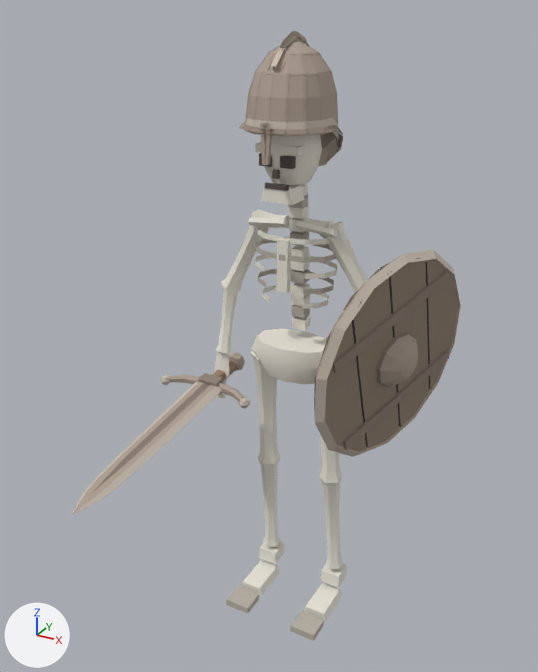
Renders of the glTF model assets/scarlands/bestiary-v1/scar_skeleton.glb from each side of a commit.
Before and after are seen from a 50 mm lens placed at (0.966, -1.915, 1.978), pointed at (-0.005, -0.149, 1.095). The lights are fixed; the arrows at lower left show +X, +Y and +Z. The older version comes first. Vertices at exactly the same position are counted once.

Before the edit, the objects in view are built like this:
```python
ob_scarskeleton_bones = bpy.data.objects.new('ScarSkeleton_Bones', me_scarskeleton_bones)
ob_scarskeleton_bones.location = (0.0, 0.0, 0.0)
ob_scarskeleton_helm = bpy.data.objects.new('ScarSkeleton_Helm', me_scarskeleton_helm)
ob_scarskeleton_helm.location = (0.0, 0.0, 0.0)
ob_scarskeleton_shield = bpy.data.objects.new('ScarSkeleton_Shield', me_scarskeleton_shield)
ob_scarskeleton_shield.location = (0.0, 0.0, 0.0)
ob_scarskeleton_sword = bpy.data.objects.new('ScarSkeleton_Sword', me_scarskeleton_sword)
ob_scarskeleton_sword.location = (0.0, 0.0, 0.0)
```
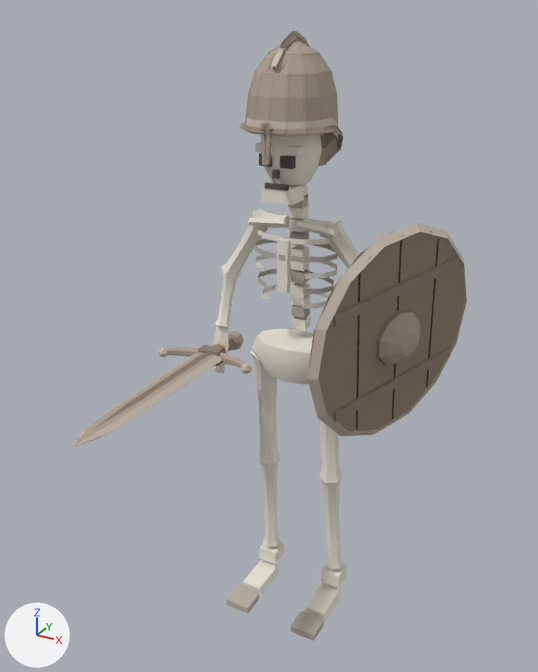
Where the change shows, as pixel boxes [x1, y1, x2, y2] in the pictures (538 x 672 px; the box of a moved part takes in the faces that stretch with it):
'ScarSkeleton_Shield', reshaped (8% wider)
    before: [314, 250, 461, 457]
    after: [308, 222, 467, 436]
'ScarSkeleton_Bones', reshaped
    before: [214, 121, 367, 641]
    after: [213, 121, 358, 641]
'ScarSkeleton_Sword', reshaped (28% shorter)
    before: [71, 352, 250, 516]
    after: [72, 330, 252, 447]
part 1 of me_scarskeleton_bones, moved or reshaped
    before: [319, 221, 367, 292]
    after: [319, 220, 358, 269]
part 2 of me_scarskeleton_bones, moved or reshaped
    before: [221, 209, 271, 293]
    after: [221, 208, 271, 279]
part 3 of me_scarskeleton_bones, moved or reshaped
    before: [216, 284, 238, 353]
    after: [215, 269, 237, 327]
part 4 of me_scarskeleton_bones, moved or reshaped
    before: [214, 351, 229, 380]
    after: [213, 325, 229, 354]
part 5 of me_scarskeleton_bones, moved or reshaped
    before: [222, 380, 226, 399]
    after: [221, 363, 225, 374]
part 6 of me_scarskeleton_shield, moved or reshaped
    before: [314, 313, 366, 454]
    after: [309, 268, 358, 431]
part 7 of me_scarskeleton_shield, moved or reshaped
    before: [343, 269, 399, 449]
    after: [351, 232, 400, 431]
part 8 of me_scarskeleton_shield, moved or reshaped
    before: [380, 258, 429, 427]
    after: [392, 231, 437, 420]
part 9 of me_scarskeleton_shield, moved or reshaped
    before: [425, 260, 458, 390]
    after: [426, 239, 464, 389]
part 10 of me_scarskeleton_shield, moved or reshaped
    before: [314, 250, 461, 457]
    after: [308, 222, 467, 436]
part 11 of me_scarskeleton_shield, moved or reshaped
    before: [376, 332, 418, 387]
    after: [376, 310, 420, 365]
part 12 of me_scarskeleton_shield, rebuilt (7% wider, 33% shorter)
    before: [332, 270, 449, 373]
    after: [334, 257, 459, 326]
part 13 of me_scarskeleton_shield, rebuilt (10% wider, 25% shorter)
    before: [343, 349, 449, 450]
    after: [334, 347, 451, 422]

What changed in the scene script:
```text
Change me_scarskeleton_bones:
    where me_scarskeleton_bones.from_pydata(...)  # 802 vertices, 1296 faces; spans x -0.29..0.29, y -0.16..0.13, z 0.0..1.74
    me_scarskeleton_bones part 1: the loose piece of 30 vertices spanning x 0.08..0.28, y -0.03..0.07, z 1.13..1.42 is scaled about its middle by (0.994, 0.998, 0.804), then moved by (0.0, 0.0, 0.02)
    me_scarskeleton_bones part 2: the loose piece of 30 vertices spanning x -0.28..-0.08, y -0.03..0.07, z 1.13..1.42 is scaled about its middle by (0.994, 0.998, 0.804), then moved by (0.0, 0.0, 0.02)
    me_scarskeleton_bones part 3: the loose piece of 30 vertices spanning x -0.28..-0.22, y -0.03..0.07, z 0.93..1.16 is scaled about its middle by (0.999, 0.995, 0.796), then moved by (0.0, 0.0, 0.07)
    me_scarskeleton_bones part 4: the loose piece of 15 vertices spanning x -0.29..-0.23, y -0.02..0.01, z 0.83..0.93 is moved by (0.0, 0.0, 0.09)
    me_scarskeleton_bones part 5: the loose piece of 8 vertices spanning x -0.26..-0.25, y -0.02..0.0, z 0.76..0.83 is moved by (0.0, 0.0, 0.09)
Change me_scarskeleton_shield:
    remove me_scarskeleton_shield.from_pydata(...)  # 213 vertices, 376 faces; spans x 0.195..0.439, y -0.295..0.334, z 0.692..1.366
    add me_scarskeleton_shield.from_pydata(...)  # 213 vertices, 376 faces; spans x 0.178..0.457, y -0.285..0.317, z 0.763..1.441
    me_scarskeleton_shield part 6: the loose piece of 18 vertices spanning x 0.195..0.279, y -0.281..-0.024, z 0.724..1.235 is multiplied about its middle by the matrix ((0.998, 0.051, 0.041), (-0.058, 0.979, 0.194), (-0.031, -0.196, 0.98)), then moved by (-0.011, -0.005, 0.11)
    me_scarskeleton_shield part 7: the loose piece of 14 vertices spanning x 0.245..0.331, y -0.212..0.131, z 0.71..1.333 is multiplied about its middle by the matrix ((0.998, 0.051, 0.041), (-0.058, 0.979, 0.194), (-0.031, -0.196, 0.98)), then moved by (-0.003, -0.002, 0.085)
    me_scarskeleton_shield part 8: the loose piece of 14 vertices spanning x 0.297..0.383, y -0.09..0.253, z 0.726..1.349 is multiplied about its middle by the matrix ((0.998, 0.051, 0.041), (-0.058, 0.979, 0.194), (-0.031, -0.196, 0.98)), then moved by (0.003, -0.004, 0.06)
    me_scarskeleton_shield part 9: the loose piece of 18 vertices spanning x 0.349..0.433, y 0.066..0.322, z 0.824..1.336 is multiplied about its middle by the matrix ((0.998, 0.051, 0.041), (-0.058, 0.979, 0.194), (-0.031, -0.196, 0.98)), then moved by (0.011, -0.002, 0.035)
    me_scarskeleton_shield part 10: the loose piece of 56 vertices spanning x 0.195..0.439, y -0.295..0.334, z 0.692..1.366 is multiplied about its middle by the matrix ((0.998, 0.051, 0.041), (-0.058, 0.979, 0.194), (-0.031, -0.196, 0.98)), then moved by (0.0, -0.004, 0.073)
    me_scarskeleton_shield part 11: the loose piece of 41 vertices spanning x 0.303..0.393, y -0.07..0.099, z 0.944..1.111 is multiplied about its middle by the matrix ((0.998, 0.051, 0.041), (-0.058, 0.979, 0.194), (-0.031, -0.196, 0.98)), then moved by (0.0, -0.006, 0.073)
    me_scarskeleton_shield part 12: the loose piece of 8 vertices spanning x 0.248..0.423, y -0.267..0.187, z 1.083..1.273 is rebuilt with 8 vertices and now spans x 0.237..0.44, y -0.245..0.216, z 1.21..1.307
    me_scarskeleton_shield part 13: the loose piece of 8 vertices spanning x 0.247..0.421, y -0.159..0.295, z 0.782..0.971 is rebuilt with 8 vertices and now spans x 0.229..0.432, y -0.198..0.263, z 0.894..0.99
    other edits to the shape of me_scarskeleton_shield do not show in these pictures
Change me_scarskeleton_sword:
    remove me_scarskeleton_sword.from_pydata(...)  # 213 vertices, 398 faces; spans x -0.438..-0.095, y -0.743..0.098, z 0.743..0.893
    add me_scarskeleton_sword.from_pydata(...)  # 213 vertices, 398 faces; spans x -0.432..-0.089, y -0.749..0.098, z 0.901..0.977
    me_scarskeleton_sword part 14: the whole mesh is multiplied about its middle by the matrix ((0.998, -0.046, -0.046), (0.053, 0.983, 0.176), (0.037, -0.178, 0.983)), then moved by (0.016, 0.0, 0.151)
```
